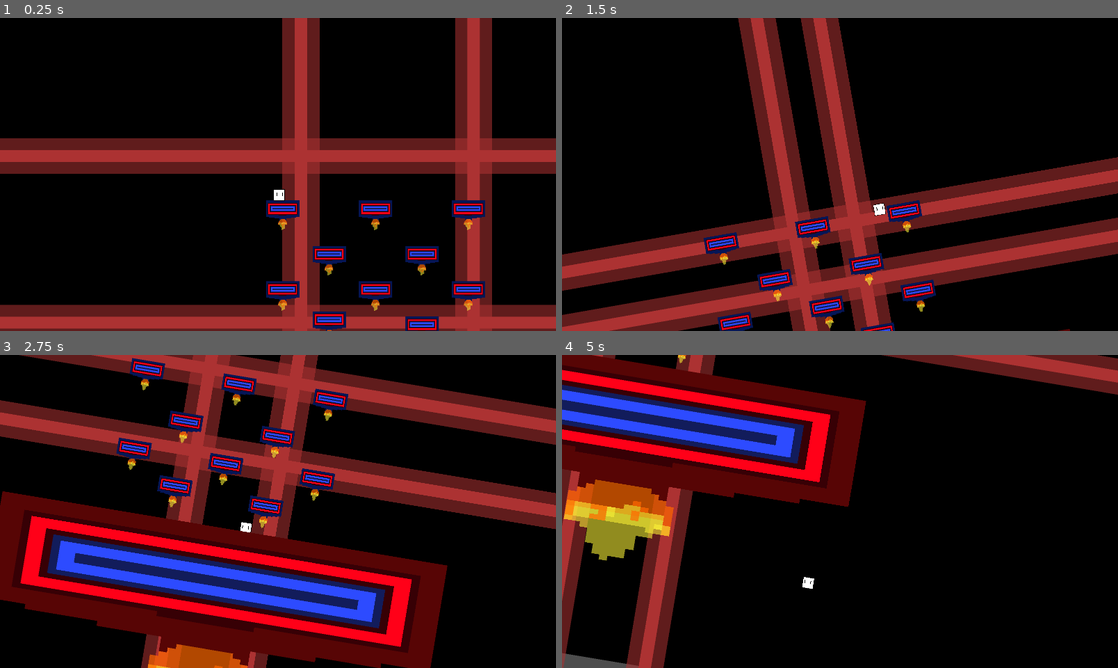
Above: before the commit, frames 1-4 (two rows, left to right).
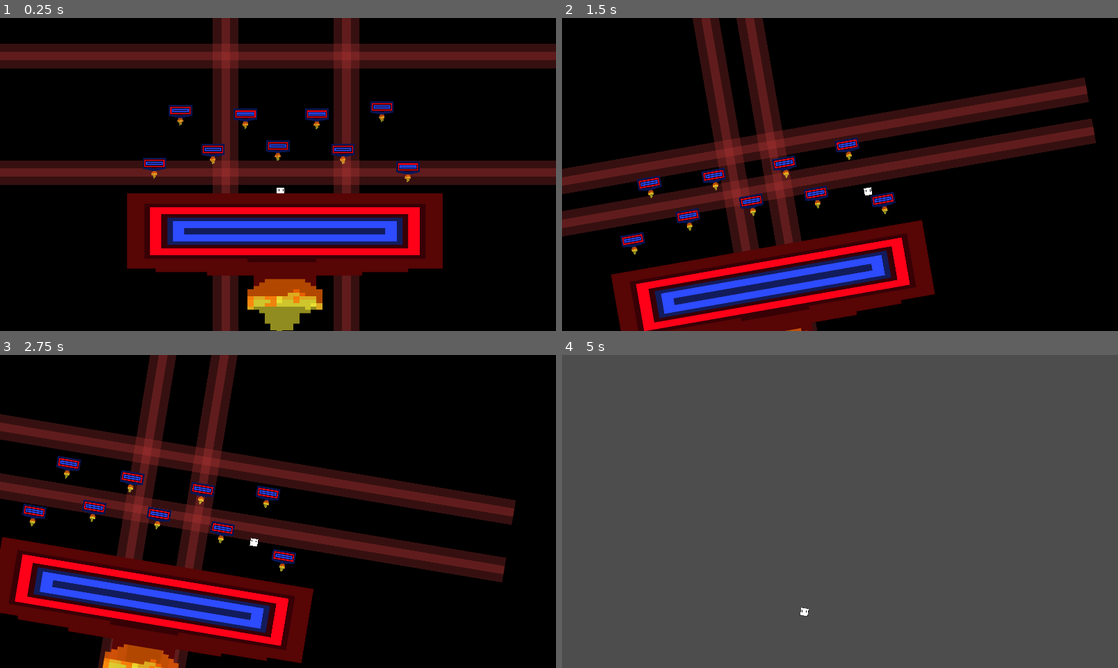
Above: after the commit, the same moments.

Repository: FireEntity1/rythm-2d-platformer
Game: Godot game, scene res://Scenes/Main.tscn
The game is run twice, just before and just after one commit, with the same random seed, the same clock (stepped at 60 frames per second) and the same inputs.
Inputs:
- Up to frame 1 (0.25 s): no input
- Up to frame 2 (1.5 s): tap Enter (ui_accept) at 0.5, 0.77 s; hold Right (ui_right) from 0.53 s (still down)
- Up to frame 3 (2.75 s): tap Enter (ui_accept) at 1.52 s; release Right (ui_right) at 2.03 s; hold Left (ui_left) from 2.03 s (still down)
- Up to frame 4 (5 s): release Left (ui_left) at 2.78 s; hold Right (ui_right) 2.78-4.28 s; tap Enter (ui_accept) at 3.02, 3.77, 4.52 s; hold Left (ui_left) from 4.28 s (still down)

The runs differ from the first frame. In frame 1, 56% of the frame differs, in the area x 0-100%, y 0-100%; in frame 2, 51%; in frame 3, 60%; in frame 4, 100%.

Commit message:
Proper laser firing system, synced to rhythm, improved map and movement system

Diff:
--- a/Scenes/Laser.tres
+++ b/Scenes/Laser.tres
@@ -1,138 +1,233 @@
-[gd_resource type="SpriteFrames" load_steps=17 format=3 uid="uid://db5j28lmbhkr2"]
-
-[ext_resource type="Texture2D" uid="uid://ccfygi3jwk2kf" path="res://Sprites/LaserEmpty.png" id="1_7pxxo"]
+[gd_resource type="SpriteFrames" load_steps=34 format=3 uid="uid://db5j28lmbhkr2"]
+
 [ext_resource type="Texture2D" uid="uid://bpevsejch3fxq" path="res://Sprites/laser.png" id="1_uwd3i"]
-[ext_resource type="Texture2D" uid="uid://dcdr5d573fknp" path="res://Sprites/LaserWarning.png" id="1_xdq2v"]
-
-[sub_resource type="AtlasTexture" id="AtlasTexture_i1fno"]
+
+[sub_resource type="AtlasTexture" id="AtlasTexture_8kj0t"]
 atlas = ExtResource("1_uwd3i")
 region = Rect2(0, 0, 64, 256)
 
-[sub_resource type="AtlasTexture" id="AtlasTexture_enx5v"]
+[sub_resource type="AtlasTexture" id="AtlasTexture_o0ggx"]
+atlas = ExtResource("1_uwd3i")
+region = Rect2(64, 0, 64, 256)
+
+[sub_resource type="AtlasTexture" id="AtlasTexture_wd7lp"]
 atlas = ExtResource("1_uwd3i")
 region = Rect2(128, 0, 64, 256)
 
-[sub_resource type="AtlasTexture" id="AtlasTexture_ucgi3"]
+[sub_resource type="AtlasTexture" id="AtlasTexture_s6aqa"]
+atlas = ExtResource("1_uwd3i")
+region = Rect2(192, 0, 64, 256)
+
+[sub_resource type="AtlasTexture" id="AtlasTexture_8y68b"]
 atlas = ExtResource("1_uwd3i")
 region = Rect2(256, 0, 64, 256)
 
-[sub_resource type="AtlasTexture" id="AtlasTexture_oaq72"]
+[sub_resource type="AtlasTexture" id="AtlasTexture_eq5sf"]
 atlas = ExtResource("1_uwd3i")
 region = Rect2(320, 0, 64, 256)
 
-[sub_resource type="AtlasTexture" id="AtlasTexture_cu6ej"]
+[sub_resource type="AtlasTexture" id="AtlasTexture_wx1hy"]
+atlas = ExtResource("1_uwd3i")
+region = Rect2(384, 0, 64, 256)
+
+[sub_resource type="AtlasTexture" id="AtlasTexture_arkeg"]
 atlas = ExtResource("1_uwd3i")
 region = Rect2(448, 0, 64, 256)
 
-[sub_resource type="AtlasTexture" id="AtlasTexture_8ych2"]
+[sub_resource type="AtlasTexture" id="AtlasTexture_6mcrc"]
 atlas = ExtResource("1_uwd3i")
 region = Rect2(512, 0, 64, 256)
 
-[sub_resource type="AtlasTexture" id="AtlasTexture_qc08t"]
+[sub_resource type="AtlasTexture" id="AtlasTexture_qy3yy"]
+atlas = ExtResource("1_uwd3i")
+region = Rect2(576, 0, 64, 256)
+
+[sub_resource type="AtlasTexture" id="AtlasTexture_48272"]
+atlas = ExtResource("1_uwd3i")
+region = Rect2(640, 0, 64, 256)
+
+[sub_resource type="AtlasTexture" id="AtlasTexture_5rmkf"]
+atlas = ExtResource("1_uwd3i")
+region = Rect2(704, 0, 64, 256)
+
+[sub_resource type="AtlasTexture" id="AtlasTexture_buqli"]
+atlas = ExtResource("1_uwd3i")
+region = Rect2(768, 0, 64, 256)
+
+[sub_resource type="AtlasTexture" id="AtlasTexture_bkpj2"]
 atlas = ExtResource("1_uwd3i")
 region = Rect2(832, 0, 64, 256)
 
-[sub_resource type="AtlasTexture" id="AtlasTexture_1vef4"]
+[sub_resource type="AtlasTexture" id="AtlasTexture_seq7y"]
+atlas = ExtResource("1_uwd3i")
+region = Rect2(896, 0, 64, 256)
+
+[sub_resource type="AtlasTexture" id="AtlasTexture_eqnpe"]
+atlas = ExtResource("1_uwd3i")
+region = Rect2(960, 0, 64, 256)
+
+[sub_resource type="AtlasTexture" id="AtlasTexture_3cpkb"]
 atlas = ExtResource("1_uwd3i")
 region = Rect2(1024, 0, 64, 256)
 
-[sub_resource type="AtlasTexture" id="AtlasTexture_bt7hj"]
+[sub_resource type="AtlasTexture" id="AtlasTexture_8ooyi"]
 atlas = ExtResource("1_uwd3i")
 region = Rect2(1088, 0, 64, 256)
 
-[sub_resource type="AtlasTexture" id="AtlasTexture_b3h6g"]
+[sub_resource type="AtlasTexture" id="AtlasTexture_aq7yd"]
+atlas = ExtResource("1_uwd3i")
+region = Rect2(1152, 0, 64, 256)
+
+[sub_resource type="AtlasTexture" id="AtlasTexture_74sdv"]
 atlas = ExtResource("1_uwd3i")
 region = Rect2(1216, 0, 64, 256)
 
-[sub_resource type="AtlasTexture" id="AtlasTexture_hsvlp"]
+[sub_resource type="AtlasTexture" id="AtlasTexture_kdtbq"]
 atlas = ExtResource("1_uwd3i")
 region = Rect2(1280, 0, 64, 256)
 
-[sub_resource type="AtlasTexture" id="AtlasTexture_t4rk4"]
+[sub_resource type="AtlasTexture" id="AtlasTexture_e5h2d"]
+atlas = ExtResource("1_uwd3i")
+region = Rect2(1344, 0, 64, 256)
+
+[sub_resource type="AtlasTexture" id="AtlasTexture_upjoe"]
+atlas = ExtResource("1_uwd3i")
+region = Rect2(1408, 0, 64, 256)
+
+[sub_resource type="AtlasTexture" id="AtlasTexture_f56pf"]
 atlas = ExtResource("1_uwd3i")
 region = Rect2(1472, 0, 64, 256)
 
-[sub_resource type="AtlasTexture" id="AtlasTexture_7lmc8"]
-atlas = ExtResource("1_uwd3i")
-region = Rect2(1600, 0, 64, 256)
+[sub_resource type="AtlasTexture" id="AtlasTexture_3pxmy"]
+atlas = ExtResource("1_uwd3i")
+region = Rect2(1920, 0, 64, 256)
+
+[sub_resource type="AtlasTexture" id="AtlasTexture_0lm5k"]
+atlas = ExtResource("1_uwd3i")
+region = Rect2(1984, 0, 64, 256)
+
+[sub_resource type="AtlasTexture" id="AtlasTexture_e7wca"]
+atlas = ExtResource("1_uwd3i")
+region = Rect2(2048, 0, 64, 256)
+
+[sub_resource type="AtlasTexture" id="AtlasTexture_050mb"]
+atlas = ExtResource("1_uwd3i")
+region = Rect2(2112, 0, 64, 256)
+
+[sub_resource type="AtlasTexture" id="AtlasTexture_2kcr1"]
+atlas = ExtResource("1_uwd3i")
+region = Rect2(2176, 0, 64, 256)
+
+[sub_resource type="AtlasTexture" id="AtlasTexture_3dtg1"]
+atlas = ExtResource("1_uwd3i")
+region = Rect2(2240, 0, 64, 256)
+
+[sub_resource type="AtlasTexture" id="AtlasTexture_7tg6y"]
+atlas = ExtResource("1_uwd3i")
+region = Rect2(2304, 0, 64, 256)
+
+[sub_resource type="AtlasTexture" id="AtlasTexture_y5gao"]
+atlas = ExtResource("1_uwd3i")
+region = Rect2(2368, 0, 64, 256)
 
 [resource]
 animations = [{
 "frames": [{
 "duration": 1.0,
-"texture": ExtResource("1_7pxxo")
-}, {
-"duration": 1.0,
-"texture": ExtResource("1_xdq2v")
-}, {
-"duration": 1.0,
-"texture": ExtResource("1_xdq2v")
-}, {
-"duration": 1.0,
-"texture": ExtResource("1_xdq2v")
-}, {
-"duration": 1.0,
-"texture": ExtResource("1_xdq2v")
-}, {
-"duration": 1.0,
-"texture": ExtResource("1_xdq2v")
-}, {
-"duration": 1.0,
-"texture": ExtResource("1_xdq2v")
-}, {
-"duration": 1.0,
-"texture": ExtResource("1_xdq2v")
-}, {
-"duration": 1.0,
-"texture": ExtResource("1_xdq2v")
-}, {
-"duration": 1.0,
-"texture": ExtResource("1_xdq2v")
-}, {
-"duration": 1.0,
-"texture": ExtResource("1_xdq2v")
-}, {
-"duration": 1.0,
-"texture": SubResource("AtlasTexture_i1fno")
-}, {
-"duration": 1.0,
-"texture": SubResource("AtlasTexture_enx5v")
-}, {
-"duration": 1.0,
-"texture": SubResource("AtlasTexture_ucgi3")
-}, {
-"duration": 1.0,
-"texture": SubResource("AtlasTexture_oaq72")
-}, {
-"duration": 1.0,
-"texture": SubResource("AtlasTexture_cu6ej")
-}, {
-"duration": 1.0,
-"texture": SubResource("AtlasTexture_8ych2")
-}, {
-"duration": 1.0,
-"texture": SubResource("AtlasTexture_qc08t")
-}, {
-"duration": 1.0,
-"texture": SubResource("AtlasTexture_1vef4")
-}, {
-"duration": 1.0,
-"texture": SubResource("AtlasTexture_bt7hj")
-}, {
-"duration": 1.0,
-"texture": SubResource("AtlasTexture_b3h6g")
-}, {
-"duration": 1.0,
-"texture": SubResource("AtlasTexture_hsvlp")
-}, {
-"duration": 1.0,
-"texture": SubResource("AtlasTexture_t4rk4")
-}, {
-"duration": 1.0,
-"texture": SubResource("AtlasTexture_7lmc8")
-}, {
-"duration": 1.0,
-"texture": ExtResource("1_7pxxo")
+"texture": SubResource("AtlasTexture_8kj0t")
+}, {
+"duration": 1.0,
+"texture": SubResource("AtlasTexture_o0ggx")
+}, {
+"duration": 1.0,
+"texture": SubResource("AtlasTexture_wd7lp")
+}, {
+"duration": 1.0,
+"texture": SubResource("AtlasTexture_s6aqa")
+}, {
+"duration": 1.0,
+"texture": SubResource("AtlasTexture_8y68b")
+}, {
+"duration": 1.0,
+"texture": SubResource("AtlasTexture_eq5sf")
+}, {
+"duration": 1.0,
+"texture": SubResource("AtlasTexture_wx1hy")
+}, {
+"duration": 1.0,
+"texture": SubResource("AtlasTexture_arkeg")
+}, {
+"duration": 1.0,
+"texture": SubResource("AtlasTexture_6mcrc")
+}, {
+"duration": 1.0,
+"texture": SubResource("AtlasTexture_qy3yy")
+}, {
+"duration": 1.0,
+"texture": SubResource("AtlasTexture_48272")
+}, {
+"duration": 1.0,
+"texture": SubResource("AtlasTexture_5rmkf")
+}, {
+"duration": 1.0,
+"texture": SubResource("AtlasTexture_buqli")
+}, {
+"duration": 1.0,
+"texture": SubResource("AtlasTexture_bkpj2")
+}, {
+"duration": 1.0,
+"texture": SubResource("AtlasTexture_seq7y")
+}, {
+"duration": 1.0,
+"texture": SubResource("AtlasTexture_eqnpe")
+}, {
+"duration": 1.0,
+"texture": SubResource("AtlasTexture_3cpkb")
+}, {
+"duration": 1.0,
+"texture": SubResource("AtlasTexture_8ooyi")
+}, {
+"duration": 1.0,
+"texture": SubResource("AtlasTexture_aq7yd")
+}, {
+"duration": 1.0,
+"texture": SubResource("AtlasTexture_74sdv")
+}, {
+"duration": 1.0,
+"texture": SubResource("AtlasTexture_kdtbq")
+}, {
+"duration": 1.0,
+"texture": SubResource("AtlasTexture_e5h2d")
+}, {
+"duration": 1.0,
+"texture": SubResource("AtlasTexture_upjoe")
+}, {
+"duration": 1.0,
+"texture": SubResource("AtlasTexture_f56pf")
+}, {
+"duration": 1.0,
+"texture": SubResource("AtlasTexture_3pxmy")
+}, {
+"duration": 1.0,
+"texture": SubResource("AtlasTexture_0lm5k")
+}, {
+"duration": 1.0,
+"texture": SubResource("AtlasTexture_e7wca")
+}, {
+"duration": 1.0,
+"texture": SubResource("AtlasTexture_050mb")
+}, {
+"duration": 1.0,
+"texture": SubResource("AtlasTexture_2kcr1")
+}, {
+"duration": 1.0,
+"texture": SubResource("AtlasTexture_3dtg1")
+}, {
+"duration": 1.0,
+"texture": SubResource("AtlasTexture_7tg6y")
+}, {
+"duration": 1.0,
+"texture": SubResource("AtlasTexture_y5gao")
 }],
 "loop": false,
 "name": &"default",
--- a/Scenes/Main.tscn
+++ b/Scenes/Main.tscn
@@ -8,6 +8,7 @@
 [ext_resource type="Texture2D" uid="uid://c2vhwlwkf77l5" path="res://Sprites/Platform.png" id="6_f87xl"]
 [ext_resource type="AudioStream" uid="uid://cwe61fm2wo0j5" path="res://Audio/Darkside - Nightcore.mp3" id="7_hd2up"]
 [ext_resource type="Script" path="res://Scenes/Obstacles.gd" id="8_b84m2"]
+[ext_resource type="AudioStream" uid="uid://d2gsh32ufv27d" path="res://Audio/Laser.mp3" id="10_4poid"]
 [ext_resource type="SpriteFrames" uid="uid://db5j28lmbhkr2" path="res://Scenes/Laser.tres" id="10_g37s4"]
 
 [sub_resource type="AtlasTexture" id="AtlasTexture_pgqh1"]
@@ -466,6 +467,7 @@
 texture = ExtResource("1_mivx2")
 
 [node name="BGLaser1" type="AnimatedSprite2D" parent="BG"]
+modulate = Color(1, 1, 1, 0.560784)
 position = Vector2(0.55834, -3.79301)
 scale = Vector2(0.660477, -1.12241)
 sprite_frames = SubResource("SpriteFrames_q0nkj")
@@ -474,6 +476,7 @@
 frame_progress = 0.38682
 
 [node name="BGLaser2" type="AnimatedSprite2D" parent="BG"]
+modulate = Color(1, 1, 1, 0.560784)
 position = Vector2(0.55834, -3.79301)
 rotation = 3.14159
 scale = Vector2(0.660475, -1.1224)
@@ -483,6 +486,7 @@
 frame_progress = 0.38682
 
 [node name="BGLaser3" type="AnimatedSprite2D" parent="BG"]
+modulate = Color(1, 1, 1, 0.560784)
 position = Vector2(0.55834, -2.37944)
 rotation = 1.57079
 scale = Vector2(0.6157, -1.16118)
@@ -492,6 +496,7 @@
 frame_progress = 0.38682
 
 [node name="BGLaser4" type="AnimatedSprite2D" parent="BG"]
+modulate = Color(1, 1, 1, 0.560784)
 position = Vector2(0.55834, -2.37944)
 rotation = -1.5708
 scale = Vector2(0.6157, -1.16118)
@@ -505,10 +510,10 @@
 scale = Vector2(3.93968, 2.13656)
 tile_set = SubResource("TileSet_ajxld")
 format = 2
-layer_0/tile_data = PackedInt32Array(393216, 0, 65536, 393226, 0, 65536, 393236, 0, 65536, 983045, 0, 65536, 983055, 0, 65536, 1441812, 0, 65536, 1441802, 0, 65536, 1441792, 0, 65536, 1835013, 0, 65536, 1900559, 0, 65536)
+layer_0/tile_data = PackedInt32Array(1376266, 0, 65536, 1441792, 0, 65536, 1441812, 0, 65536, 1769463, 0, 65536, 1769502, 0, 65536, 786427, 0, 65536, 786437, 0, 65536, 786448, 0, 65536, 655386, 0, 65536)
 
 [node name="Player" type="CharacterBody2D" parent="."]
-position = Vector2(547, 513)
+position = Vector2(1226.56, 1531.23)
 scale = Vector2(1.01454, 1.01454)
 script = ExtResource("4_80kjv")
 
@@ -523,9 +528,10 @@
 shape = SubResource("RectangleShape2D_k1bd4")
 
 [node name="PlayerCam" type="Camera2D" parent="Player"]
-position = Vector2(-16.6592, -113.512)
+position = Vector2(-32.937, -114.31)
 scale = Vector2(6.25846, 2.59118)
 ignore_rotation = false
+zoom = Vector2(0.7, 0.7)
 position_smoothing_enabled = true
 rotation_smoothing_enabled = true
 
@@ -554,18 +560,37 @@
 script = ExtResource("8_b84m2")
 
 [node name="Laser" type="AnimatedSprite2D" parent="Obstacles"]
-position = Vector2(1028.03, -1020.17)
+position = Vector2(1228.52, -743.011)
 scale = Vector2(18.3093, 29.7533)
 sprite_frames = ExtResource("10_g37s4")
 
-[node name="LaserEdge" type="AnimatedSprite2D" parent="Obstacles"]
-modulate = Color(1, 1, 1, 0)
-position = Vector2(51.1064, 719.423)
+[node name="LaserB" type="AnimatedSprite2D" parent="Obstacles"]
+position = Vector2(894.365, 1487.99)
+rotation = 1.5708
+scale = Vector2(7.30173, 35.4143)
+sprite_frames = ExtResource("10_g37s4")
+
+[node name="LaserM" type="AnimatedSprite2D" parent="Obstacles"]
+position = Vector2(910.09, 976.921)
+rotation = 1.5708
+scale = Vector2(7.30173, 35.4143)
+sprite_frames = ExtResource("10_g37s4")
+
+[node name="LaserH" type="AnimatedSprite2D" parent="Obstacles"]
+position = Vector2(919.918, 542.516)
+rotation = 1.5708
+scale = Vector2(7.30173, 35.4143)
+sprite_frames = ExtResource("10_g37s4")
+
+[node name="LaserL" type="AnimatedSprite2D" parent="Obstacles"]
+position = Vector2(190.667, -2633.95)
 scale = Vector2(23.1048, 53.4781)
 sprite_frames = ExtResource("10_g37s4")
 
-[node name="LaserEdge2" type="AnimatedSprite2D" parent="Obstacles"]
-modulate = Color(1, 1, 1, 0)
-position = Vector2(2433.46, 729.251)
+[node name="LaserR" type="AnimatedSprite2D" parent="Obstacles"]
+position = Vector2(2291.93, -2643.78)
 scale = Vector2(23.1048, 53.4781)
 sprite_frames = ExtResource("10_g37s4")
+
+[node name="LaserSFX" type="AudioStreamPlayer2D" parent="Obstacles"]
+stream = ExtResource("10_4poid")
--- a/Scenes/Obstacles.gd
+++ b/Scenes/Obstacles.gd
@@ -10,28 +10,57 @@
 func _process(delta):
 	beat += 0.010055
 
-	laserFire(18)
-	laserFire(20)
-	laserFire(22)
-	laserFire(24)
+	laserFireB(18)
+	laserFireH(18.5)
+	laserFireM(19)
+	laserFireR(19.5)
+	laserFireL(19.5)
 
-	# print(beat)
+
+
+
+	print(beat)
 
 func laserFire(firebeat):
 	if beat > firebeat + 2:
 		pass
-	firebeat -= 0.5
+	firebeat -= 1.3
 	if beat > firebeat and beat < firebeat + 1:
 		$Laser.play("default")
 
 
-func laserFireLeft(firebeat):
+
+func laserFireL(firebeat):
 	if beat > firebeat + 2:
 		pass
-	firebeat -= 2
-	if beat > firebeat and beat < firebeat + 1 and $LaserEdge.modulate.a < 0.8:
-		$LaserEdge.modulate.a += 0.001
-	if beat > firebeat + 2 and beat < firebeat + 4 and $LaserEdge.modulate.a < 1:
-		$LaserEdge.modulate.a += 0.04
-	if beat > firebeat + 4 and $LaserEdge.modulate.a > 0:
-		$LaserEdge.modulate.a -= 0.04
+	firebeat -= 1.5
+	if beat > firebeat and beat < firebeat + 1:
+		$LaserL.play("default")
+
+func laserFireR(firebeat):
+	if beat > firebeat + 2:
+		pass
+	firebeat -= 1.5
+	if beat > firebeat and beat < firebeat + 1:
+		$LaserR.play("default")
+
+func laserFireB(firebeat):
+	if beat > firebeat + 2:
+		pass
+	firebeat -= 1.5
+	if beat > firebeat and beat < firebeat + 1:
+		$LaserB.play("default")
+
+func laserFireM(firebeat):
+	if beat > firebeat + 2:
+		pass
+	firebeat -= 1.5
+	if beat > firebeat and beat < firebeat + 1:
+		$LaserM.play("default")
+
+func laserFireH(firebeat):
+	if beat > firebeat + 2:
+		pass
+	firebeat -= 1.5
+	if beat > firebeat and beat < firebeat + 1:
+		$LaserH.play("default")
--- a/Scripts/Player.gd
+++ b/Scripts/Player.gd
@@ -2,7 +2,7 @@
 
 
 const SPEED = 600
-const JUMP_VELOCITY = -700
+const JUMP_VELOCITY = -900
 
 var gravity = ProjectSettings.get_setting("physics/2d/default_gravity")
 
--- a/project.godot
+++ b/project.godot
@@ -21,6 +21,33 @@
 window/size/viewport_height=1080
 window/stretch/mode="viewport"
 
+[input]
+
+ui_left={
+"deadzone": 0.5,
+"events": [Object(InputEventKey,"resource_local_to_scene":false,"resource_name":"","device":0,"window_id":0,"alt_pressed":false,"shift_pressed":false,"ctrl_pressed":false,"meta_pressed":false,"pressed":false,"keycode":4194319,"physical_keycode":0,"key_label":0,"unicode":0,"echo":false,"script":null)
+, Object(InputEventJoypadButton,"resource_local_to_scene":false,"resource_name":"","device":0,"button_index":13,"pressure":0.0,"pressed":false,"script":null)
+, Object(InputEventJoypadMotion,"resource_local_to_scene":false,"resource_name":"","device":0,"axis":0,"axis_value":-1.0,"script":null)
+, Object(InputEventKey,"resource_local_to_scene":false,"resource_name":"","device":-1,"window_id":0,"alt_pressed":false,"shift_pressed":false,"ctrl_pressed":false,"meta_pressed":false,"pressed":false,"keycode":0,"physical_keycode":65,"key_label":0,"unicode":97,"echo":false,"script":null)
+]
+}
+ui_right={
+"deadzone": 0.5,
+"events": [Object(InputEventKey,"resource_local_to_scene":false,"resource_name":"","device":0,"window_id":0,"alt_pressed":false,"shift_pressed":false,"ctrl_pressed":false,"meta_pressed":false,"pressed":false,"keycode":4194321,"physical_keycode":0,"key_label":0,"unicode":0,"echo":false,"script":null)
+, Object(InputEventJoypadButton,"resource_local_to_scene":false,"resource_name":"","device":0,"button_index":14,"pressure":0.0,"pressed":false,"script":null)
+, Object(InputEventJoypadMotion,"resource_local_to_scene":false,"resource_name":"","device":0,"axis":0,"axis_value":1.0,"script":null)
+, Object(InputEventKey,"resource_local_to_scene":false,"resource_name":"","device":-1,"window_id":0,"alt_pressed":false,"shift_pressed":false,"ctrl_pressed":false,"meta_pressed":false,"pressed":false,"keycode":0,"physical_keycode":68,"key_label":0,"unicode":100,"echo":false,"script":null)
+]
+}
+ui_down={
+"deadzone": 0.5,
+"events": [Object(InputEventKey,"resource_local_to_scene":false,"resource_name":"","device":0,"window_id":0,"alt_pressed":false,"shift_pressed":false,"ctrl_pressed":false,"meta_pressed":false,"pressed":false,"keycode":4194322,"physical_keycode":0,"key_label":0,"unicode":0,"echo":false,"script":null)
+, Object(InputEventJoypadButton,"resource_local_to_scene":false,"resource_name":"","device":0,"button_index":12,"pressure":0.0,"pressed":false,"script":null)
+, Object(InputEventJoypadMotion,"resource_local_to_scene":false,"resource_name":"","device":0,"axis":1,"axis_value":1.0,"script":null)
+, Object(InputEventKey,"resource_local_to_scene":false,"resource_name":"","device":-1,"window_id":0,"alt_pressed":false,"shift_pressed":false,"ctrl_pressed":false,"meta_pressed":false,"pressed":false,"keycode":0,"physical_keycode":83,"key_label":0,"unicode":115,"echo":false,"script":null)
+]
+}
+
 [physics]
 
 2d/default_gravity=1500.0
Not shown, added: Audio/Laser.mp3.import
Not shown: 1 places in Scenes/Main.tscn that only renumber resources
Binary file changed: Sprites/Laser.aseprite
Binary file changed: Sprites/laser.png
Not shown, added: Audio/Laser.mp3
